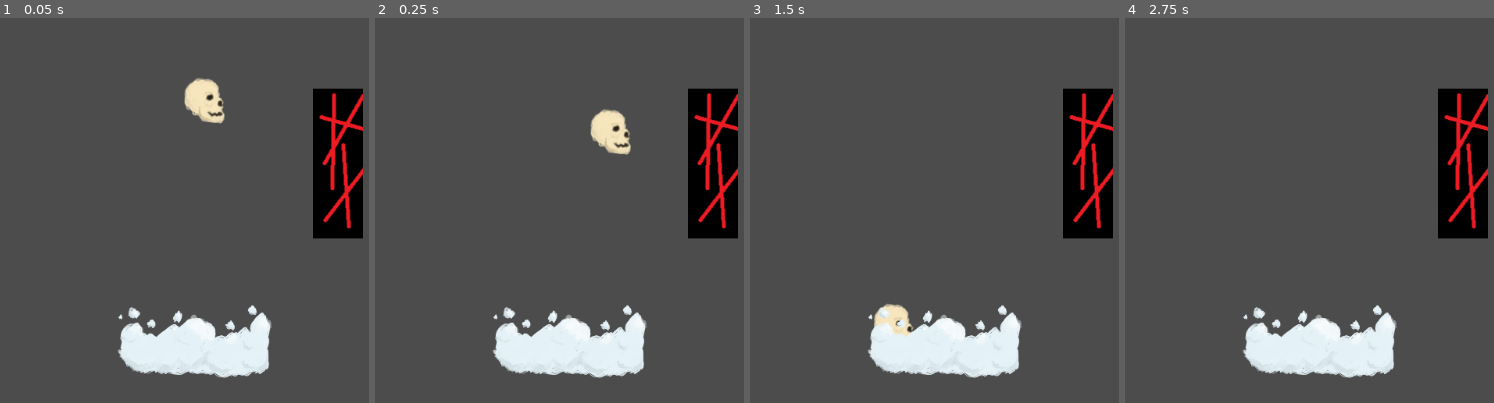
Above: before the commit, frames 1-4 (left to right).
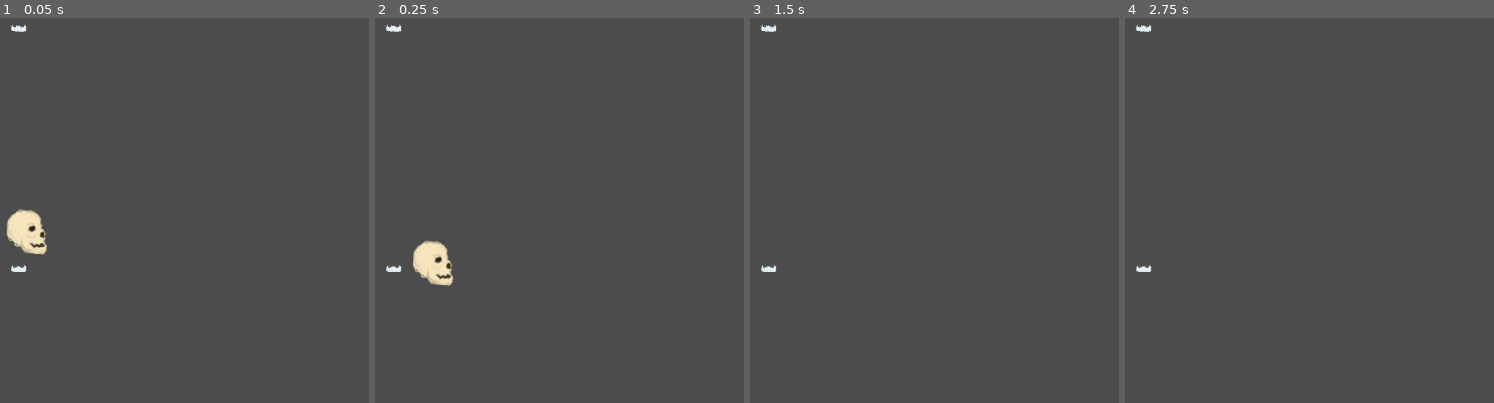
Above: after the commit, the same moments.

Repository: 4X3L/sky-high
Game: Godot game, scene res://World.tscn
The game is run twice, just before and just after one commit, with the same random seed, the same clock (stepped at 60 frames per second) and the same inputs. Before the commit the project starts from res://Game.tscn.
Inputs:
- Up to frame 1 (0.05 s): no input
- Up to frame 2 (0.25 s): no input
- Up to frame 3 (1.5 s): no input
- Up to frame 4 (2.75 s): no input

The runs differ from the first frame. In frame 1, 13% of the frame differs, in the area x 1-99%, y 1-94%; in frame 2, 13%; in frame 3, 11%; in frame 4, 11%.

Commit message:
Adding all files

Diff:
--- a/project.godot
+++ b/project.godot
@@ -21,36 +21,8 @@
 [application]
 
 config/name="sky-high"
-run/main_scene="res://Game.tscn"
+run/main_scene="res://World.tscn"
 config/icon="res://icon.png"
-
-[input]
-
-UP={
-"deadzone": 0.5,
-"events": [ Object(InputEventKey,"resource_local_to_scene":false,"resource_name":"","device":0,"alt":false,"shift":false,"control":false,"meta":false,"command":false,"pressed":false,"scancode":16777232,"unicode":0,"echo":false,"script":null)
- ]
-}
-DOWN={
-"deadzone": 0.5,
-"events": [ Object(InputEventKey,"resource_local_to_scene":false,"resource_name":"","device":0,"alt":false,"shift":false,"control":false,"meta":false,"command":false,"pressed":false,"scancode":16777234,"unicode":0,"echo":false,"script":null)
- ]
-}
-LEFT={
-"deadzone": 0.5,
-"events": [ Object(InputEventKey,"resource_local_to_scene":false,"resource_name":"","device":0,"alt":false,"shift":false,"control":false,"meta":false,"command":false,"pressed":false,"scancode":16777231,"unicode":0,"echo":false,"script":null)
- ]
-}
-RIGHT={
-"deadzone": 0.5,
-"events": [ Object(InputEventKey,"resource_local_to_scene":false,"resource_name":"","device":0,"alt":false,"shift":false,"control":false,"meta":false,"command":false,"pressed":false,"scancode":16777233,"unicode":0,"echo":false,"script":null)
- ]
-}
-QUIT={
-"deadzone": 0.5,
-"events": [ Object(InputEventKey,"resource_local_to_scene":false,"resource_name":"","device":0,"alt":false,"shift":false,"control":false,"meta":false,"command":false,"pressed":false,"scancode":16777217,"unicode":0,"echo":false,"script":null)
- ]
-}
 
 [rendering]
 
